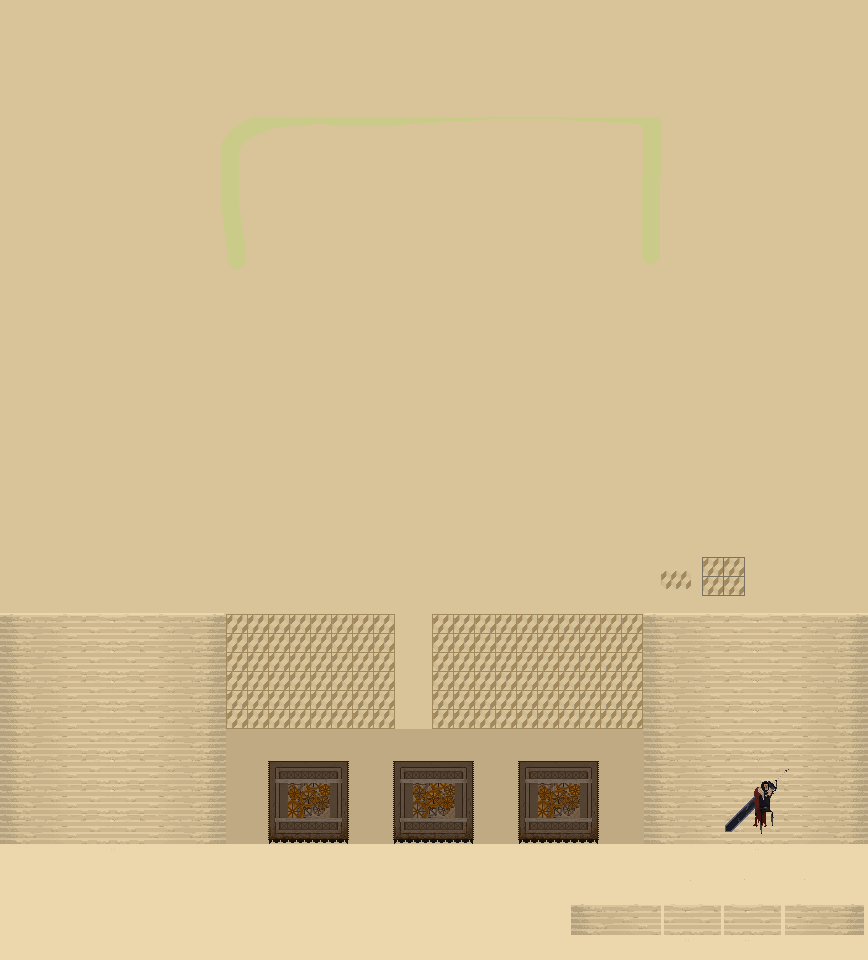
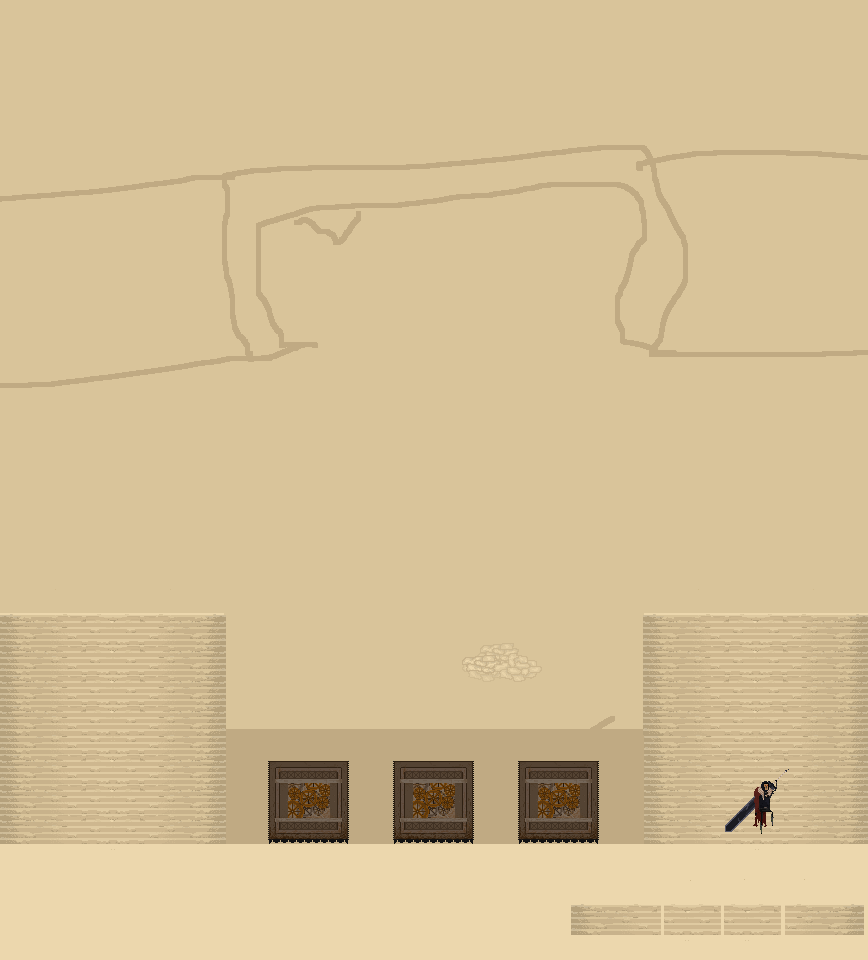
Two versions of the same layered image (868x960). Layer-by-layer changes:
added group "brick floor" with 4 layers in group "pit" over left=462, top=643, right=542, bottom=682
added layer "brick v_2" in group "brick floor" over left=493, top=653, right=542, bottom=682
added layer "bricxk v_1" in group "brick floor" over left=462, top=655, right=501, bottom=675
added layer "brick 2 v_2" (75%) in group "brick floor" over left=462, top=653, right=511, bottom=682
added layer "brick 2 v_1" (75%) in group "brick floor" over left=480, top=643, right=519, bottom=663
hid group "tiles" (19 layers) over left=226, top=557, right=745, bottom=729
added layer "Layer 7" in group "structures" over left=0, top=145, right=868, bottom=729
hid "temp line", painted on it over left=0, top=117, right=868, bottom=684
